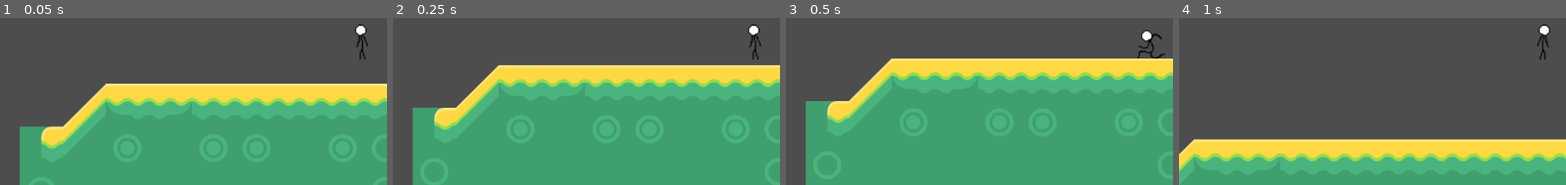
Above: before the commit, frames 1-4 (left to right).
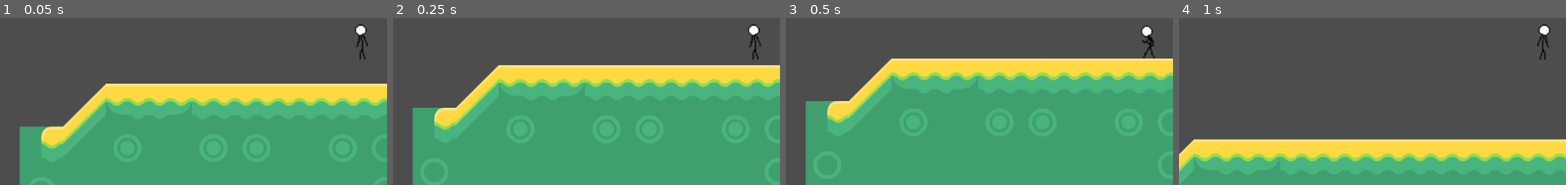
Above: after the commit, the same moments.

Repository: GabiRP/et_game2d
Game: Godot game, scene res://Scenes/World/World.tscn
Two runs of this game, one before a commit and one after it. Both use one fixed random seed, a clock stepped at 60 frames per second and the inputs below.
Inputs:
- Up to frame 1 (0.05 s): no input
- Up to frame 2 (0.25 s): no input
- Up to frame 3 (0.5 s): no input
- Up to frame 4 (1 s): hold D (right) from 0.53 s (still down); tap W (up) at 0.6, 0.77 s
The pictures show only the part of the screen within x 3-53%, y 28-78%; the shares and areas given below are measured in that part.

Frames 1-2 are identical in both runs. In frame 3, 0.5% of the frame differs, in the area x 90-98%, y 4-25%; in frame 4, nothing differs.

Commit message:
YA ESTA ANIMACIONES

Diff:
--- a/Scenes/Player/Animations/player_tree.tres
+++ b/Scenes/Player/Animations/player_tree.tres
@@ -11,6 +11,7 @@
 blend_point_0/pos = -0.1
 blend_point_1/node = SubResource("AnimationNodeAnimation_0a1tp")
 blend_point_1/pos = 0.1
+blend_mode = 1
 
 [sub_resource type="AnimationNodeAnimation" id="AnimationNodeAnimation_85aqf"]
 animation = &"jump_left"
@@ -23,6 +24,7 @@
 blend_point_0/pos = -0.1
 blend_point_1/node = SubResource("AnimationNodeAnimation_51nyx")
 blend_point_1/pos = 0.1
+blend_mode = 1
 
 [sub_resource type="AnimationNodeAnimation" id="AnimationNodeAnimation_iw2ou"]
 animation = &"run_left"
@@ -70,4 +72,4 @@
 states/WalkDirection/node = SubResource("AnimationNodeBlendSpace1D_uu5xd")
 states/WalkDirection/position = Vector2(499, 184)
 transitions = ["Start", "IdleDirection", SubResource("AnimationNodeStateMachineTransition_85aqf"), "IdleDirection", "Wa …(412 unchanged characters)…
-graph_offset = Vector2(-43, -14)
+graph_offset = Vector2(-103.312, -27)
--- a/Scenes/Player/player.gd
+++ b/Scenes/Player/player.gd
@@ -4,8 +4,6 @@
 @export var SPEED: float = 300.0
 @export var SPRINT_SPEED: float = 400.0
 @export var JUMP_VELOCITY: float = -400.0
-
-var aim_position : Vector2 = Vector2(1, 0)
 
 var alive: bool = true
 var running: bool = false
@@ -31,6 +29,4 @@
 		velocity.x = direction * speed
 	else:
 		velocity.x = move_toward(velocity.x, 0, speed)
-
-	aim_position = velocity.normalized()
 	move_and_slide()
--- a/Scenes/Player/player.tscn
+++ b/Scenes/Player/player.tscn
@@ -174,7 +174,7 @@
 tree_root = SubResource("AnimationNodeBlendTree_dd0ac")
 advance_expression_base_node = NodePath("..")
 anim_player = NodePath("../AnimationPlayer")
-parameters/AnimationNodeStateMachine/IdleDirection/blend_position = 0
+parameters/AnimationNodeStateMachine/IdleDirection/blend_position = 0.0
 parameters/AnimationNodeStateMachine/Jump/blend_position = 0
-parameters/AnimationNodeStateMachine/WalkDirection/blend_position = -0.135408
+parameters/AnimationNodeStateMachine/WalkDirection/blend_position = 0.0
 parameters/TimeScale/scale = 1.0
--- a/Scenes/Player/playeranimation.gd
+++ b/Scenes/Player/playeranimation.gd
@@ -1,11 +1,17 @@
 extends Node
+
+##################################################
+# Similar to the movement component. The actual
+# animations are handled through an AnimationTree
+# for the player, but parameters are updated here.
+##################################################
 
 @export var animation_tree : AnimationTree
 @export var sprite : Sprite2D
 
 @onready var player : Player = get_owner()
 
-var last_facing_dir: Vector2 = Vector2(0,-1)
+var last_facing_dir: Vector2 = Vector2(0,1)
 
 func _ready():
 	# The animation tree is inactive while outside of gameplay.
@@ -17,15 +23,16 @@
 	if !player.alive:
 		animation_tree.active = false
 		return
-	var idle = !player.velocity
+
+	var idle = !player.velocity.x
 	if !idle:
-		last_facing_dir = player.aim_position
+		last_facing_dir = player.velocity
 
-	var time_scale: float = 1
-	last_facing_dir = player.aim_position
-	#TODO: Replace this with a nested AnimationTree/AnimationStateMachine
+	var time_scale = 1
+	if player.running:
+		time_scale *= 2
 
 	animation_tree.set("parameters/TimeScale/scale", time_scale)
+	animation_tree.set("parameters/AnimationNodeStateMachine/IdleDirection/blend_position", sign(last_facing_dir.x))
 	animation_tree.set("parameters/AnimationNodeStateMachine/WalkDirection/blend_position", sign(last_facing_dir.x))
-	animation_tree.set("parameters/AnimationNodeStateMachine/IdleDirection/blend_position", sign(last_facing_dir.x))
 	animation_tree.set("parameters/AnimationNodeStateMachine/Jump/blend_position", sign(last_facing_dir.x))
